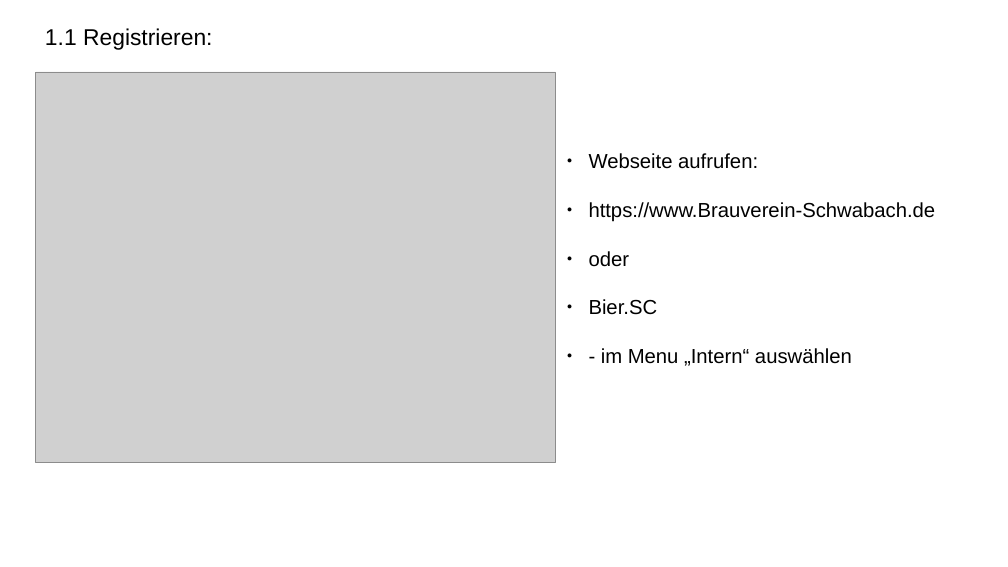
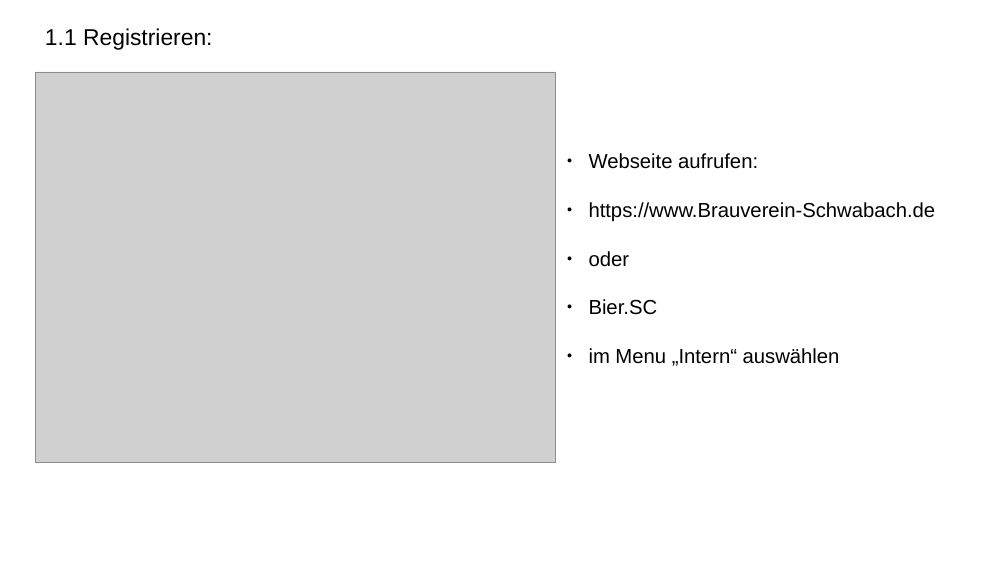
Before and after one commit to sky4walk/Brauverein-Schwabach, a slide deck: slide 2 of Anleitungen/WebseiteRegistrieren.odp. Drawn at 1008x567 pixels with LibreOffice and Linux fonts; fonts in the diff are those of the drawing; grey boxes stand for pictures. Boxes give left, top, right and bottom in pixels: in the first picture for what was removed or moved away, otherwise in the second. Text is boxed around its words. In the diff, an @@ line names an element or a change of style, - is before the commit and + after.

```diff
--- a/Anleitungen/WebseiteRegistrieren.odp
+++ b/Anleitungen/WebseiteRegistrieren.odp
@@ text at [589, 348, 840, 366]: text changed @@
-● - im Menu „Intern“ auswählen
+● im Menu „Intern“ auswählen
```
Also in this commit, not shown: 1 other slide changed, 4 other files.
